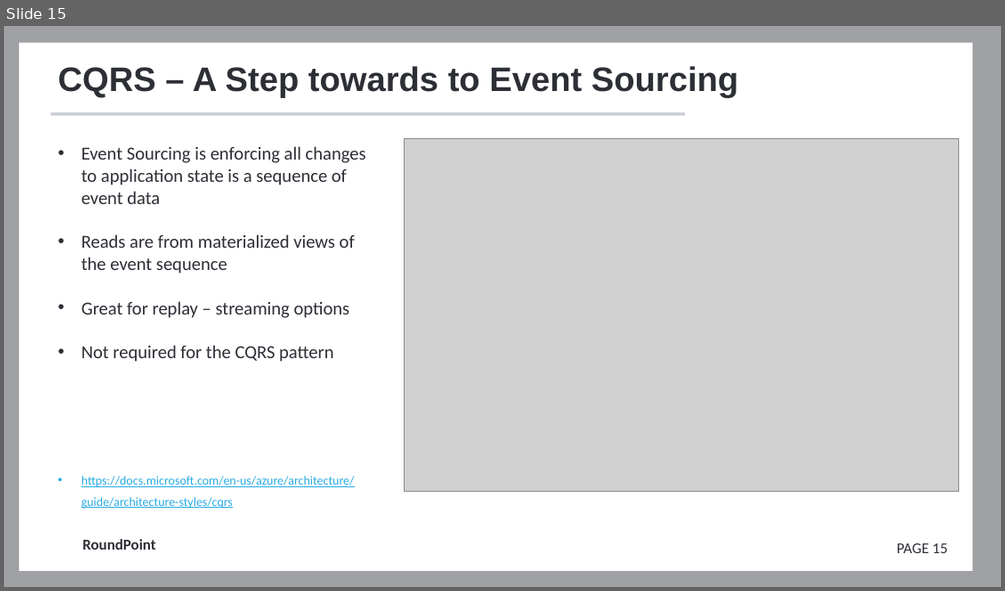
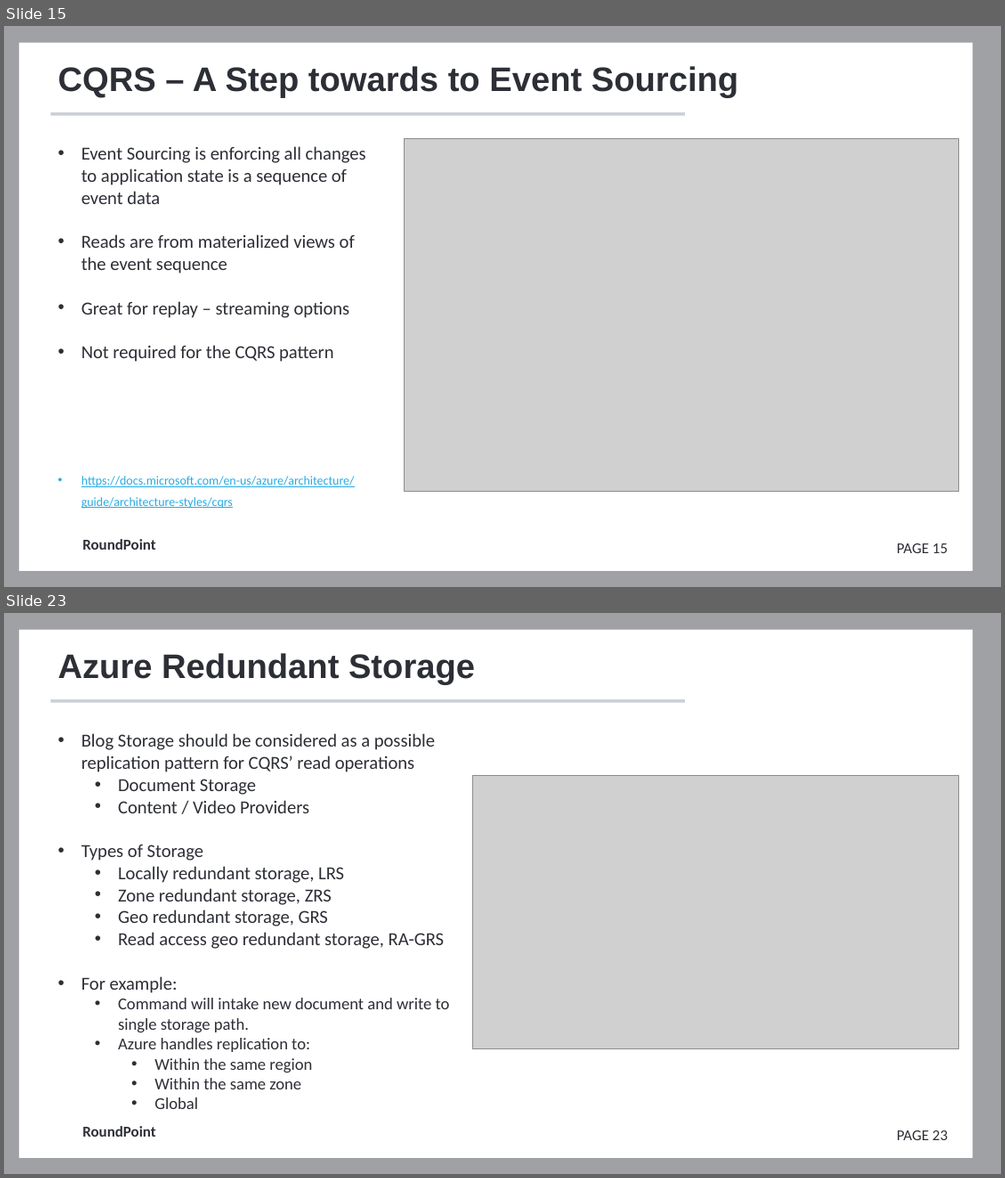
Before and after one commit to FrameworkFactory/cqrs-presentation, a slide deck: docs/Presentation.pptx. Shown one above the other, each under a label of ours: slide 15 before the commit, slides 15 and 23 after it; the slides between them are not shown. The pictures are 1005x591 and 1005x1178 pixels, drawn with LibreOffice and Linux fonts; fonts in the diff are those of the drawing; grey boxes stand for pictures; background and template pictures are left out. Boxes give left, top, right and bottom in pixels: in the first picture for what was removed or moved away, otherwise in the second. Text is boxed around its words. In the diff, an @@ line names an element or a change of style, - is before the commit and + after.

```diff
--- a/docs/Presentation.pptx
+++ b/docs/Presentation.pptx
@@ slide 23 added at (4, 613, 1001, 1174), background #FFFFFF; not listed: 5 template elements that a slide beside it also shows @@
@@ title added at (58, 653, 475, 685), 32.7 pt, text #2D2F36, bold @@
+Azure Redundant Storage
@@ text added at (81, 733, 450, 1109), 17.7 pt, text #2D2F36 @@
+• Blog Storage should be considered as a possible replication pattern for CQRS’ read operations
+  • Document Storage
+  • Content / Video Providers
+• Types of Storage
+  • Locally redundant storage, LRS
+  • Zone redundant storage, ZRS
+  • Geo redundant storage, GRS
+  • Read access geo redundant storage, RA-GRS
+• For example:
+  • Command will intake new document and write to single storage path.
+  • Azure handles replication to:
+    • Within the same region
+    • Within the same zone
+    • Global
@@ picture added at (473, 775, 959, 1049) @@
```
Also in this commit, not shown: 7 slides changed, 11 other slides added, 10 slides removed.
